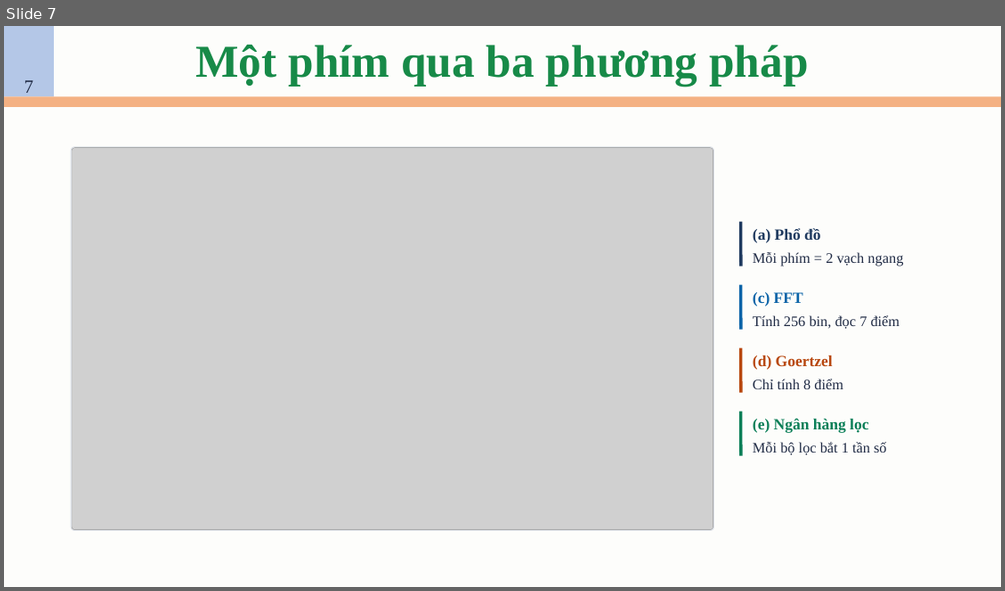
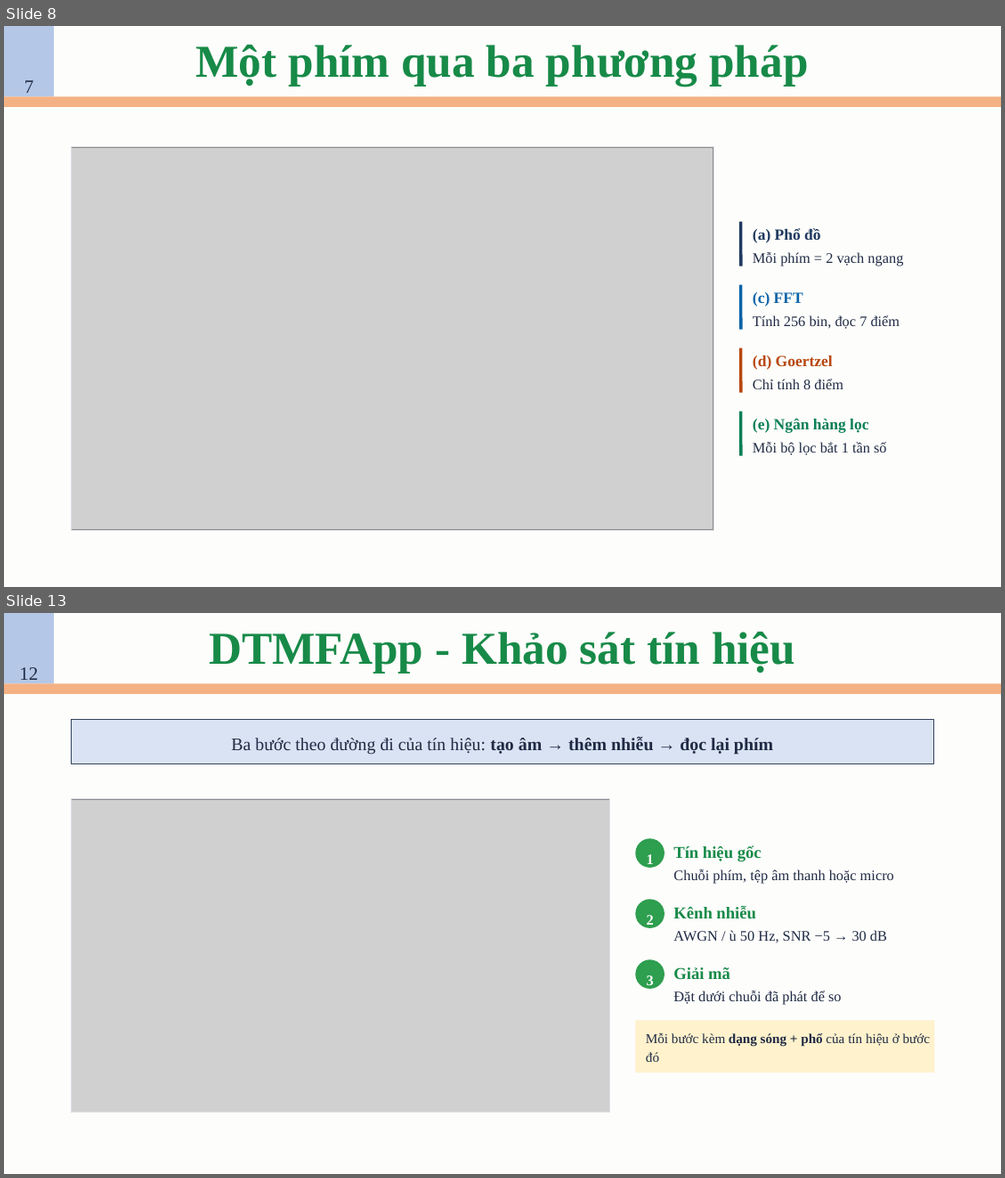
Before and after one commit to AIVIETNAM-AIO-DoHongNhat/DTMF, a slide deck: slides/Hệ thống phát và giải mã tín hiệu DTMF.pptx. Shown one above the other, each under a label of ours: slide 7 before the commit, slides 8 and 13 after it; the slides between them are not shown. The pictures are 1005x591 and 1005x1178 pixels, drawn with LibreOffice and Linux fonts; fonts in the diff are those of the drawing; grey boxes stand for pictures. Boxes give left, top, right and bottom in pixels: in the first picture for what was removed or moved away, otherwise in the second. Text is boxed around its words. In the diff, an @@ line names an element or a change of style, - is before the commit and + after.

```diff
--- a/slides/Hệ thống phát và giải mã tín hiệu DTMF.pptx
+++ b/slides/Hệ thống phát và giải mã tín hiệu DTMF.pptx
@@ slide 13 added at <box>4,613,1001,1174</box>, background #FDFDFB @@
@@ rectangle added at <box>4,613,54,683</box>, fill #B4C7E7, 18 pt, text #1F2A44 @@
+12
@@ title added at <box>209,631,795,674</box>, 44 pt, text #178A48, bold @@
+DTMFApp - Khảo sát tín hiệu
@@ rectangle added at <box>4,683,1001,694</box>, fill #F4B183 @@
@@ rectangle added at <box>72,719,934,763</box>, fill #DAE3F3, outline #33415C 1 pt, 17 pt, text #1F2A44 @@
+Ba bước theo đường đi của tín hiệu: tạo âm → thêm nhiễu → đọc lại phím
@@ picture added at <box>72,799,609,1111</box> @@
@@ rectangle added at <box>72,799,610,1112</box>, outline #DDE1E7 1 pt @@
@@ freeform shape added at <box>635,839,664,868</box>, fill #2E9E4F, 14 pt, text #FDFDFB, bold @@
+1
@@ text added at <box>673,845,761,861</box>, 16 pt, text #178A48, bold @@
+Tín hiệu gốc
@@ text added at <box>673,869,894,884</box>, 14 pt, text #1F2A44 @@
+Chuỗi phím, tệp âm thanh hoặc micro
@@ freeform shape added at <box>635,900,664,929</box>, fill #2E9E4F, 14 pt, text #FDFDFB, bold @@
+2
@@ text added at <box>673,906,756,918</box>, 16 pt, text #178A48, bold @@
+Kênh nhiễu
@@ text added at <box>673,930,887,943</box>, 14 pt, text #1F2A44 @@
+AWGN / ù 50 Hz, SNR −5 → 30 dB
@@ freeform shape added at <box>635,959,664,989</box>, fill #2E9E4F, 14 pt, text #FDFDFB, bold @@
+3
@@ text added at <box>673,967,730,979</box>, 16 pt, text #178A48, bold @@
+Giải mã
@@ text added at <box>673,990,841,1005</box>, 14 pt, text #1F2A44 @@
+Đặt dưới chuỗi đã phát để so
@@ rectangle added at <box>635,1020,934,1072</box>, fill #FFF2CC, 13 pt, text #1F2A44 @@
+Mỗi bước kèm dạng sóng + phổ của tín hiệu ở bước đó
@@ what was slide 7 is now slide 8 @@
@@ slide 8 changed as well @@
@@ rectangle at <box>71,146,714,531</box>: rounded rectangle to rectangle @@
@@ rectangle at <box>72,147,714,530</box>: rounded rectangle to rectangle @@
```
Also in this commit, not shown: 14 other slides changed, 10 other slides added, 2 slides removed, 5 other files.
